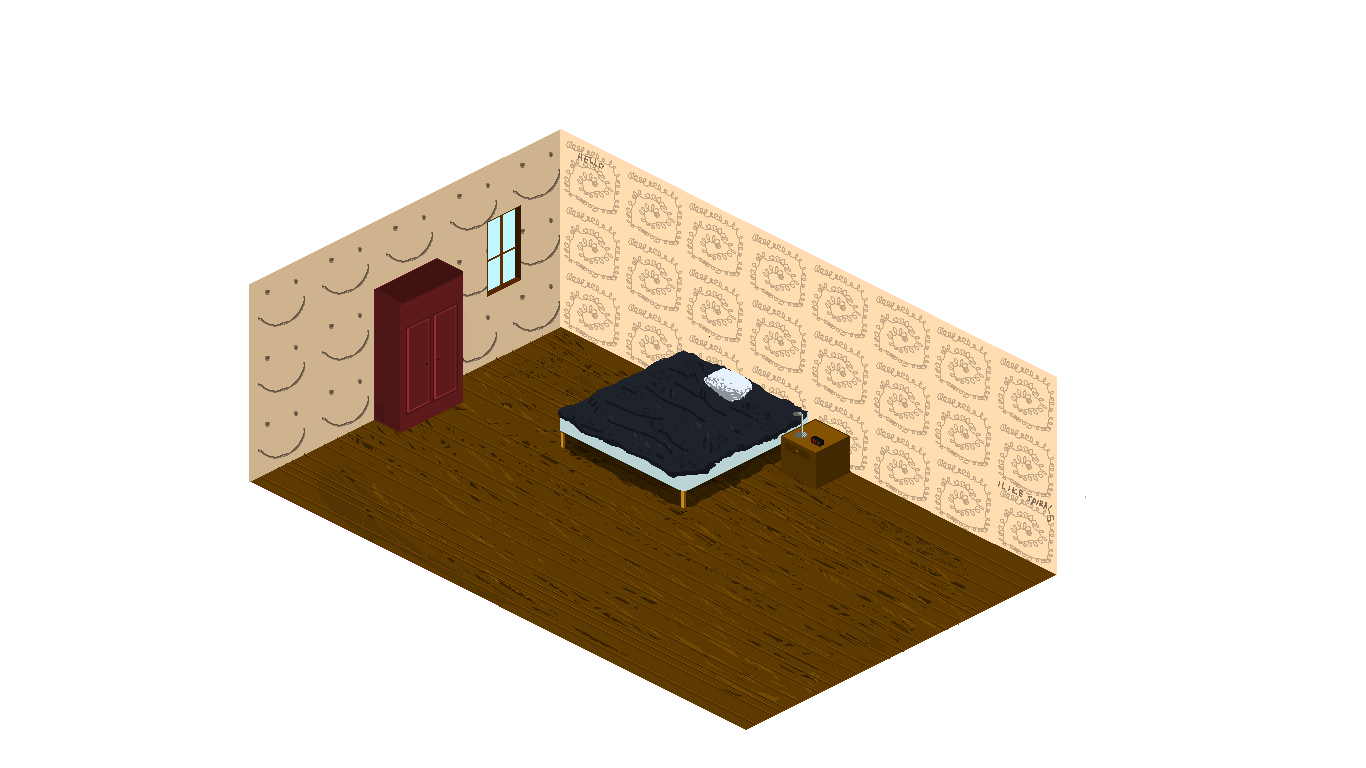
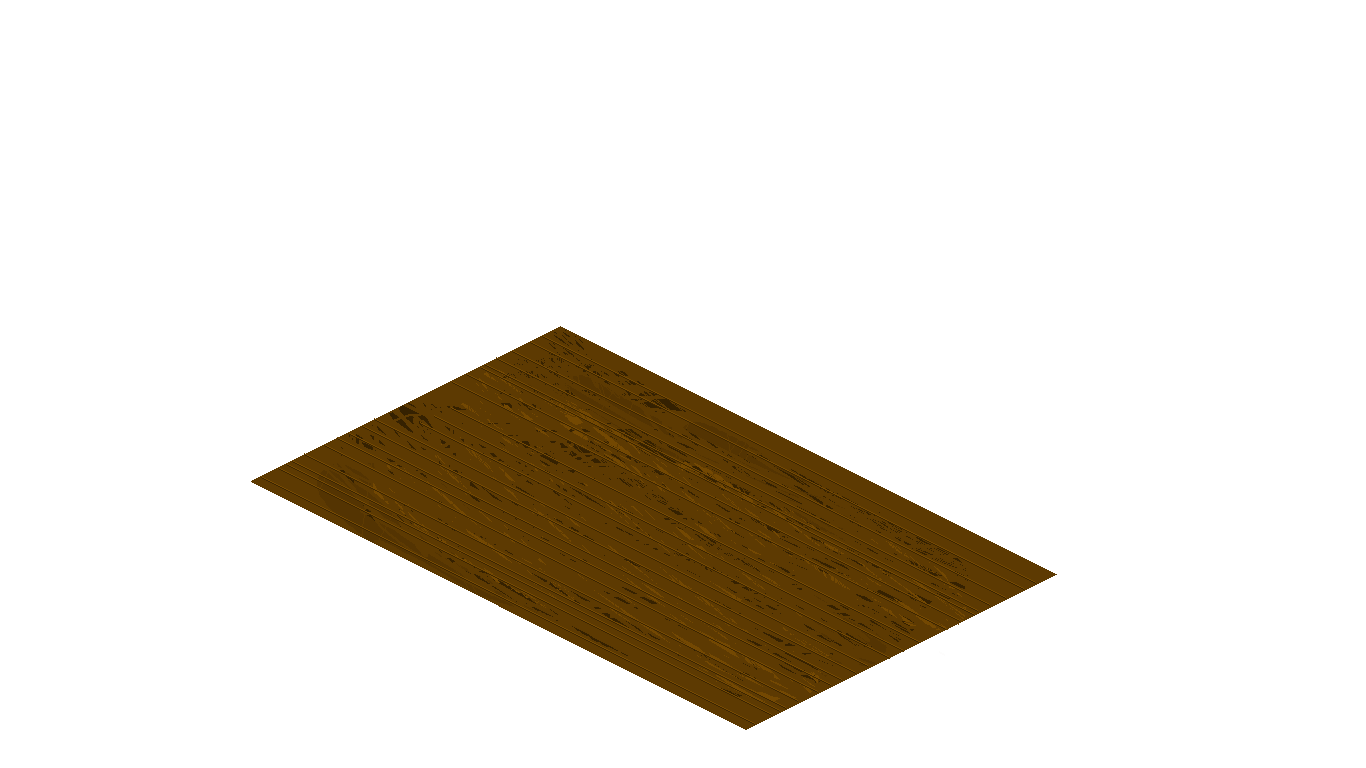
Layers edited between the first and the second w=1366, h=768 image:
hid "Lager 60" over [558, 362, 800, 478]
hid "klocka" over [811, 436, 824, 447]
hid "lampa" over [793, 412, 808, 438]
hid "Nattduksbord" over [401, 302, 851, 489]
hid "Kudde" over [704, 368, 752, 402]
hid "Fönsterkarm" over [487, 205, 521, 297]
hid "Fönster" over [487, 208, 521, 297]
hid "Säng" over [558, 336, 809, 513]
hid "Lager 72" over [561, 426, 805, 507]
removed layer "Lager 71" from group "Grupp 2" over [375, 403, 384, 409]
removed layer "Lager 70" from group "Grupp 2" over [375, 405, 384, 411]
removed layer "Lager 69" from group "Grupp 2" over [375, 407, 384, 413]
removed layer "Lager 68" from group "Grupp 2" over [375, 409, 384, 415]
removed layer "Lager 67" from group "Grupp 2" over [375, 411, 384, 417]
removed layer "Lager 66" from group "Grupp 2" over [375, 413, 384, 419]
removed layer "Lager 65" from group "Grupp 2" over [375, 415, 384, 421]
removed layer "Lager 64" from group "Grupp 2" over [682, 376, 691, 382]
removed layer "Lager 63" from group "Grupp 2" over [375, 417, 384, 423]
hid "Garderob" over [374, 258, 472, 433]
painted on "Golbrädor" over [428, 340, 477, 366]
painted on "Lager 61" over [377, 402, 402, 413]
hid "Lager 27" over [249, 129, 561, 482]
hid "Lager 20" over [560, 129, 1086, 575]
